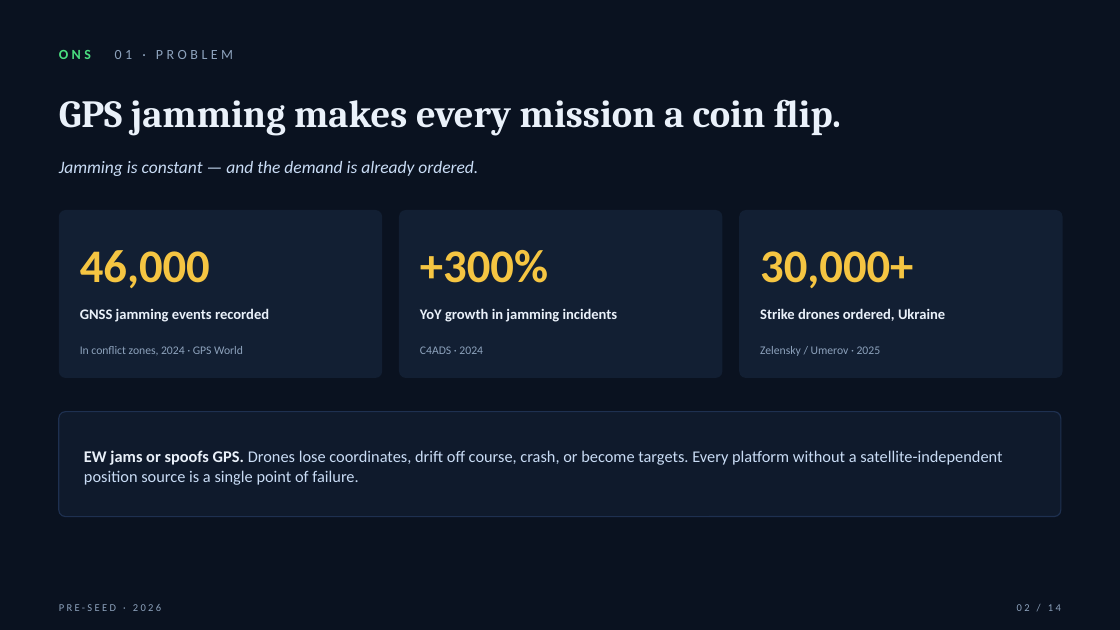
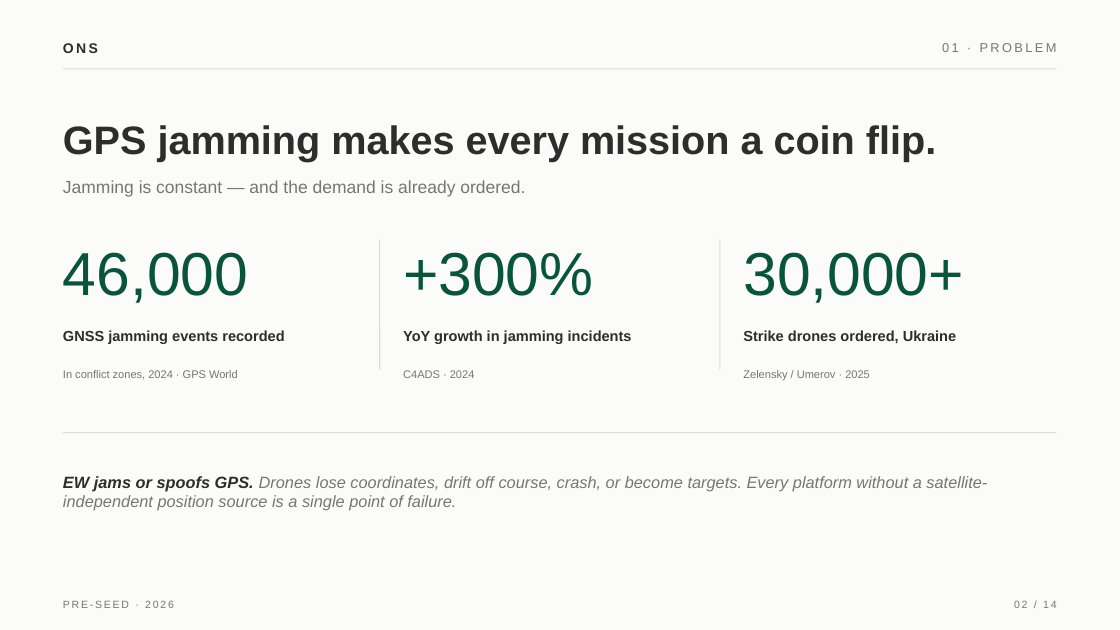
Before and after one commit to ilavrishko-jpg/Gis-point, a slide deck: slide 2 of flyby/presentation/FlyBy_ONS_PreSeed_2026_v2.pptx. Drawn at 1120x630 pixels with LibreOffice and Linux fonts; fonts in the diff are those of the drawing. Boxes give left, top, right and bottom in pixels: in the first picture for what was removed or moved away, otherwise in the second. Text is boxed around its words. In the diff, an @@ line names an element or a change of style, - is before the commit and + after.

```diff
--- a/flyby/presentation/FlyBy_ONS_PreSeed_2026_v2.pptx
+++ b/flyby/presentation/FlyBy_ONS_PreSeed_2026_v2.pptx
@@ background #0A1220 to #FBFBFA @@
@@ text at (x1=63, y1=43, x2=98, y2=53): text changed; font Calibri to Arial; text colour #8DA2BC to #2D2D2D; bold on @@
-ONS 01 · PROBLEM
+ONS
@@ text added at (x1=942, y1=43, x2=1057, y2=52), 11 pt, text #76776F @@
+01 · PROBLEM
@@ line added from (63, 69) to (1057, 69), #DCDDD8 1 pt @@
@@ text "GPS jamming makes every mission ..." moved from (x1=59, y1=99, x2=841, y2=136) to (x1=63, y1=125, x2=936, y2=162) @@
@@ text "GPS jamming makes every mission ..." at (x1=63, y1=125, x2=936, y2=162): size 33 to 34 pt, font Cambria to Arial, text colour #EAF1FA to #2D2D2D @@
@@ text "Jamming is constant — and ..." moved from (x1=59, y1=161, x2=478, y2=176) to (x1=63, y1=180, x2=525, y2=197) @@
@@ text "Jamming is constant — and ..." at (x1=63, y1=180, x2=525, y2=197): font Calibri to Arial, text colour #C9DCF5 to #76776F, italic off @@
@@ rounded rectangle removed at (x1=59, y1=210, x2=382, y2=378) @@
@@ text "46,000" moved from (x1=80, y1=250, x2=210, y2=288) to (x1=63, y1=252, x2=248, y2=303) @@
@@ line added from (380, 239) to (380, 370), #DCDDD8 1 pt @@
@@ rounded rectangle removed at (x1=399, y1=210, x2=723, y2=378) @@
@@ text "+300%" moved from (x1=420, y1=250, x2=548, y2=283) to (x1=403, y1=252, x2=593, y2=296) @@
@@ line added from (720, 239) to (720, 370), #DCDDD8 1 pt @@
@@ rounded rectangle removed at (x1=739, y1=210, x2=1063, y2=378) @@
@@ size 40 to 52 pt, font Calibri to Arial, text colour #F5C542 to #08543C, bold off in 3 elements at (x1=63, y1=252, x2=248, y2=303), (x1=403, y1=252, x2=593, y2=296), (x1=743, y1=252, x2=964, y2=303) @@
@@ text "30,000+" moved from (x1=760, y1=251, x2=913, y2=288) to (x1=743, y1=252, x2=964, y2=303) @@
@@ text "GNSS jamming events recorded" moved from (x1=80, y1=308, x2=269, y2=322) to (x1=63, y1=330, x2=284, y2=344) @@
@@ text "YoY growth in jamming incidents" moved from (x1=420, y1=308, x2=618, y2=322) to (x1=403, y1=330, x2=632, y2=344) @@
@@ font Calibri to Arial, text colour #EAF1FA to #2D2D2D in 3 elements at (x1=63, y1=330, x2=284, y2=344), (x1=403, y1=330, x2=632, y2=344), (x1=743, y1=330, x2=956, y2=344) @@
@@ text "Strike drones ordered, Ukraine" moved from (x1=760, y1=308, x2=945, y2=321) to (x1=743, y1=330, x2=956, y2=344) @@
@@ text "In conflict zones, 2024 · ..." moved from (x1=80, y1=346, x2=243, y2=355) to (x1=63, y1=370, x2=238, y2=379) @@
@@ text "C4ADS · 2024" moved from (x1=420, y1=346, x2=483, y2=354) to (x1=403, y1=370, x2=475, y2=378) @@
@@ size 10 to 9.5 pt, font Calibri to Arial, text colour #8DA2BC to #76776F in 3 elements at (x1=63, y1=370, x2=238, y2=379), (x1=403, y1=370, x2=475, y2=378), (x1=743, y1=370, x2=870, y2=380) @@
@@ text "Zelensky / Umerov · 2025" moved from (x1=760, y1=346, x2=881, y2=356) to (x1=743, y1=370, x2=870, y2=380) @@
@@ rounded rectangle removed at (x1=59, y1=412, x2=1061, y2=517) @@
@@ line added from (63, 433) to (1057, 433), #DCDDD8 1 pt @@
@@ text "EW jams or spoofs GPS. ..." moved from (x1=84, y1=450, x2=1002, y2=485) to (x1=63, y1=476, x2=987, y2=511) @@
@@ text "EW jams or spoofs GPS. ..." at (x1=63, y1=476, x2=987, y2=511): font Calibri to Arial, italic on; text colour #EAF1FA to #2D2D2D in "EW jams or spoofs GPS."; text colour #C9DCF5 to #76776F in "Drones lose coordinates, drift off course, crash, ..." @@
@@ text "PRE-SEED · 2026" at (x1=63, y1=600, x2=174, y2=608): font Calibri to Arial, text colour #8DA2BC to #76776F, letter spacing 2 to 1.5 pt @@
@@ text "02 / 14" at (x1=1014, y1=600, x2=1056, y2=608): font Calibri to Arial, text colour #8DA2BC to #76776F, letter spacing 2 to 1.5 pt @@
```
Also in this commit, not shown: 14 other slides changed, 3 other files.
